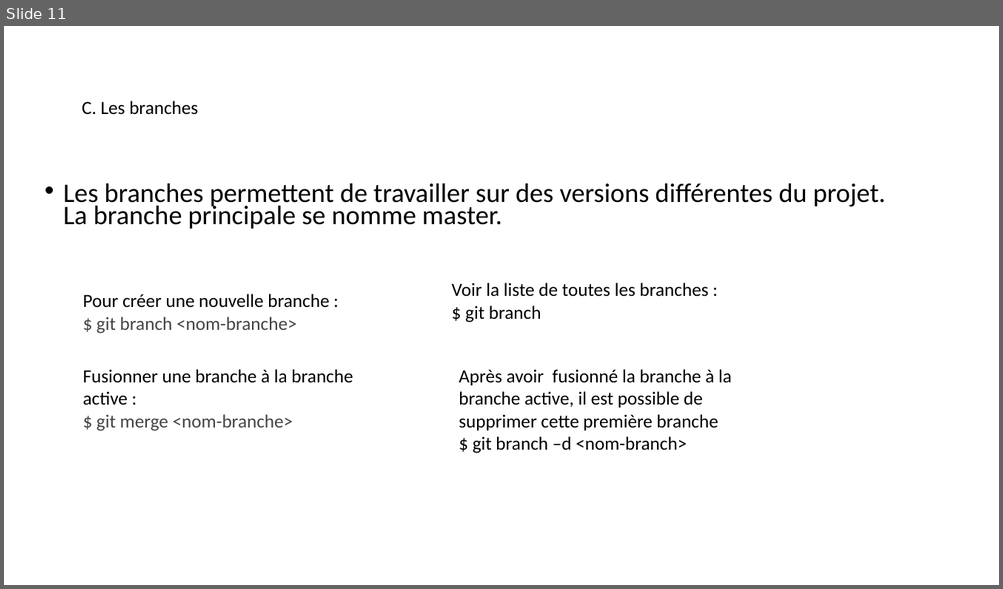
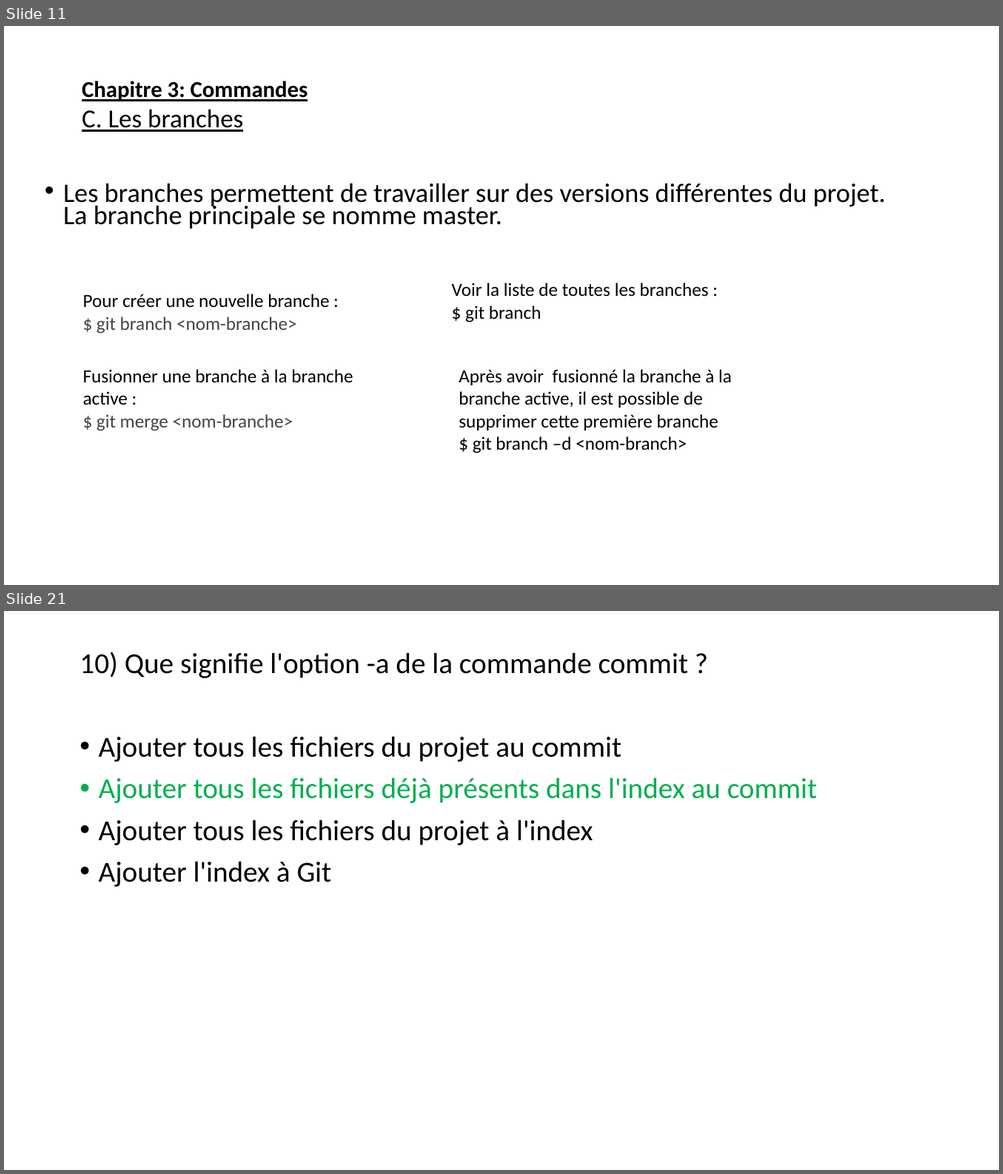
Before and after one commit to emdeo/absolute-knowledge, a slide deck: presentationGit.pptx. Shown one above the other, each under a label of ours: slide 11 before the commit, slides 11 and 21 after it; the slides between them are not shown. The pictures are 1003x589 and 1003x1174 pixels, drawn with LibreOffice and Linux fonts; fonts in the diff are those of the drawing. Boxes give left, top, right and bottom in pixels: in the first picture for what was removed or moved away, otherwise in the second. Text is boxed around its words. In the diff, an @@ line names an element or a change of style, - is before the commit and + after.

```diff
--- a/presentationGit.pptx
+++ b/presentationGit.pptx
@@ slide 21 added at [4, 611, 999, 1170], background #FFFFFF @@
@@ text added at [79, 652, 817, 887], 28 pt, text #000000 @@
+10) Que signifie l'option -a de la commande commit ?
+• Ajouter tous les fichiers du projet au commit
+• Ajouter tous les fichiers déjà présents dans l'index au commit
+• Ajouter tous les fichiers du projet à l'index
+• Ajouter l'index à Git
@@ slide 11 changed as well @@
@@ text at [82, 81, 308, 101]: paragraph added @@
+  Chapitre 3: Commandes
@@ text at [82, 109, 243, 132]: size 18 to 25 pt, underline on in "C. Les branches" @@
```
Also in this commit, not shown: 9 other slides changed, 19 other slides added.
